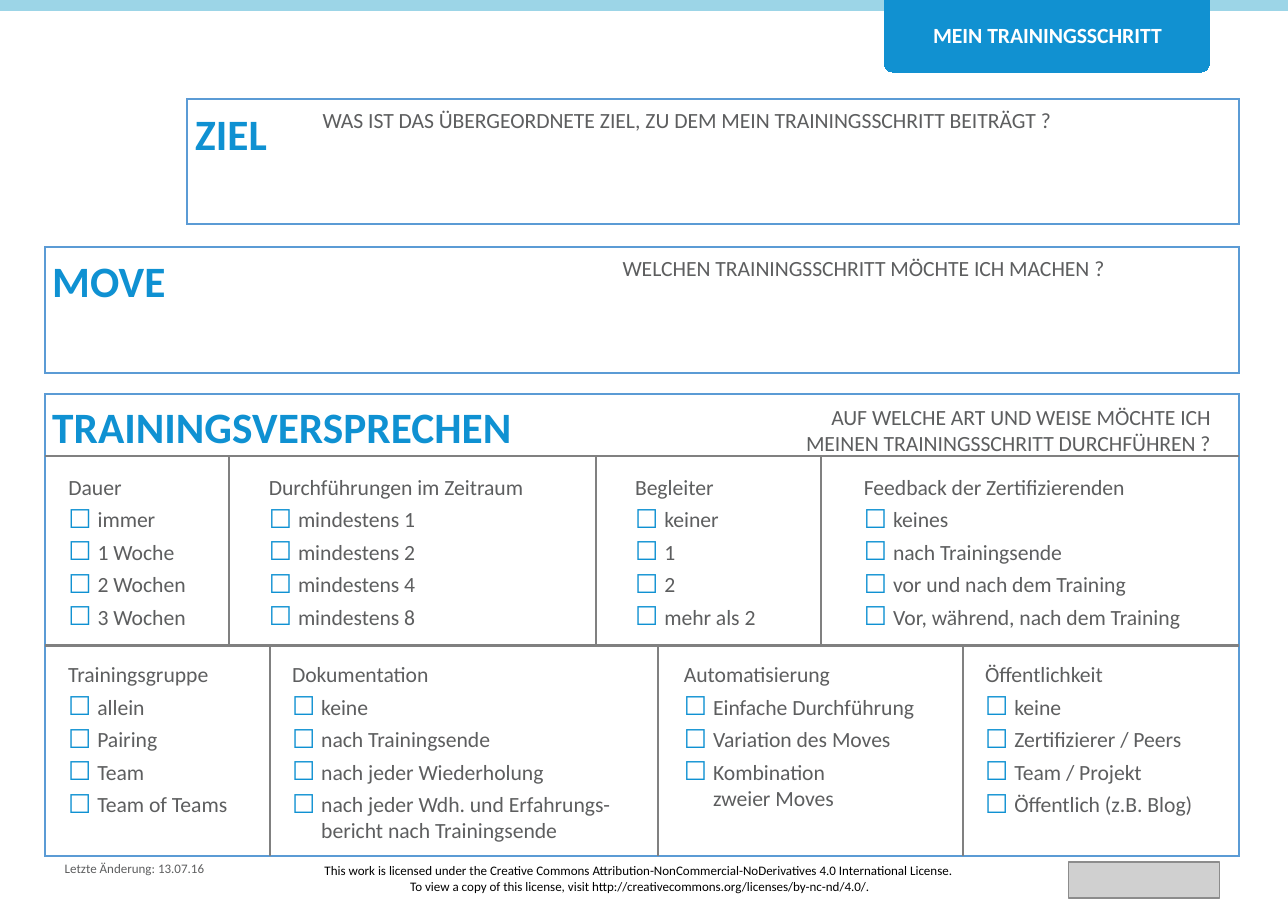
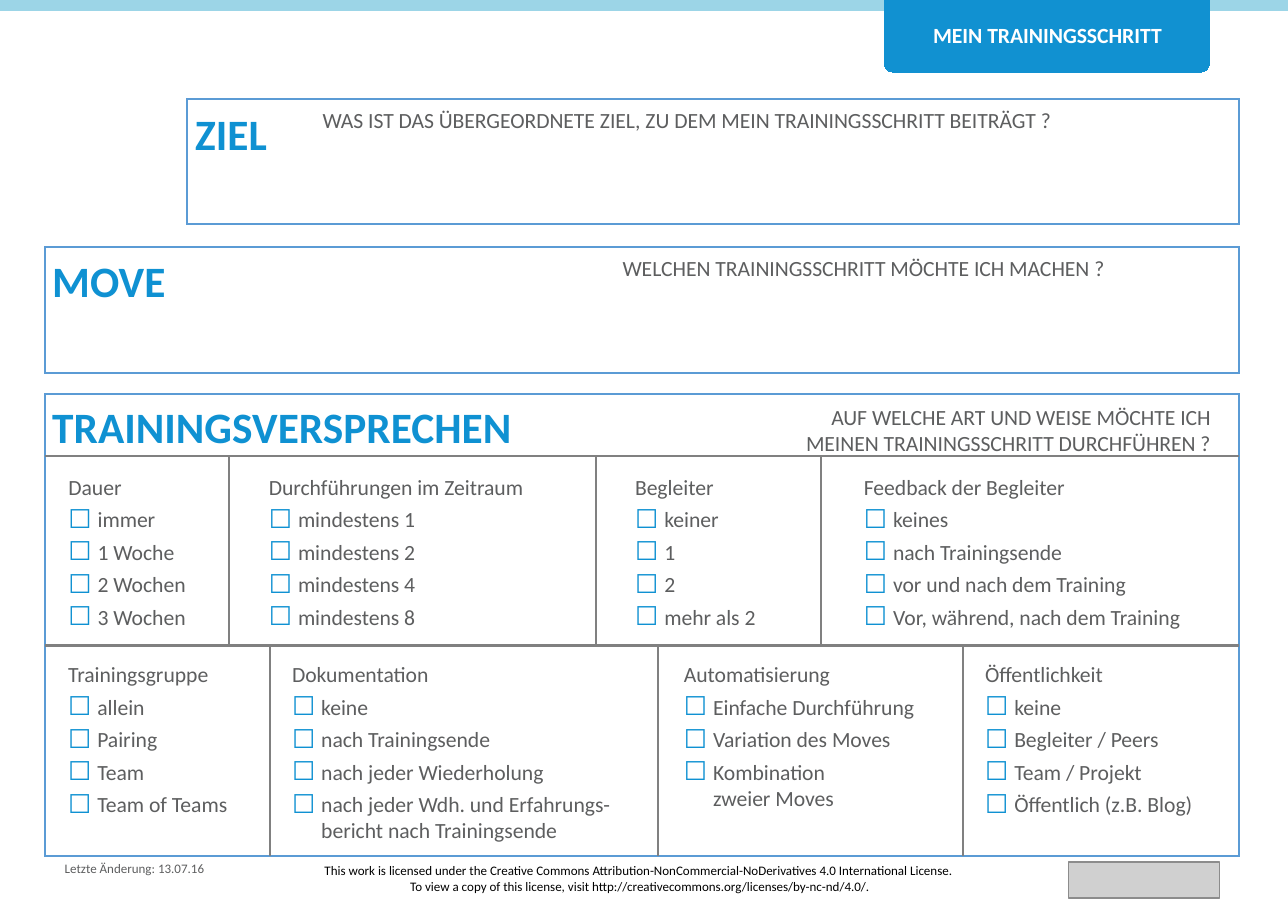
Before and after one commit to Teamtool/training-materials, a slide deck: slide 1 of training-cards/agile moves/01_templates/Trainingskarte_Blanko-Fortgeschrittene.pptx. Drawn at 1288x907 pixels with LibreOffice and Linux fonts; fonts in the diff are those of the drawing; grey boxes stand for pictures; background and template pictures are left out. Boxes give left, top, right and bottom in pixels: in the first picture for what was removed or moved away, otherwise in the second. Text is boxed around its words. In the diff, an @@ line names an element or a change of style, - is before the commit and + after.

```diff
--- a/training-cards/agile moves/01_templates/Trainingskarte_Blanko-Fortgeschrittene.pptx
+++ b/training-cards/agile moves/01_templates/Trainingskarte_Blanko-Fortgeschrittene.pptx
@@ text at <box>864,480,1064,499</box>: text changed @@
-Feedback der Zertifizierenden
+Feedback der Begleiter
@@ text at <box>1014,732,1159,751</box>: text changed @@
-☐ Zertifizierer / Peers
+☐ Begleiter / Peers
```
Also in this commit, not shown: 6 other files.
